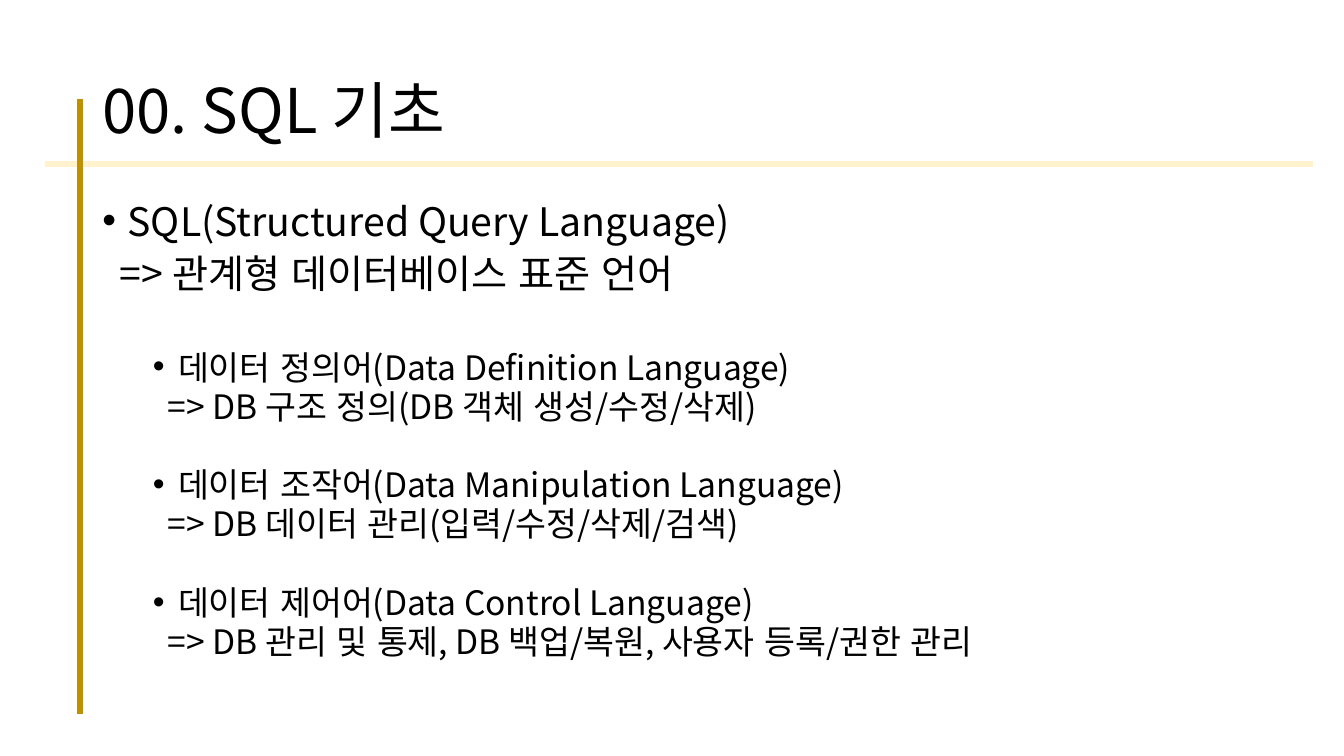
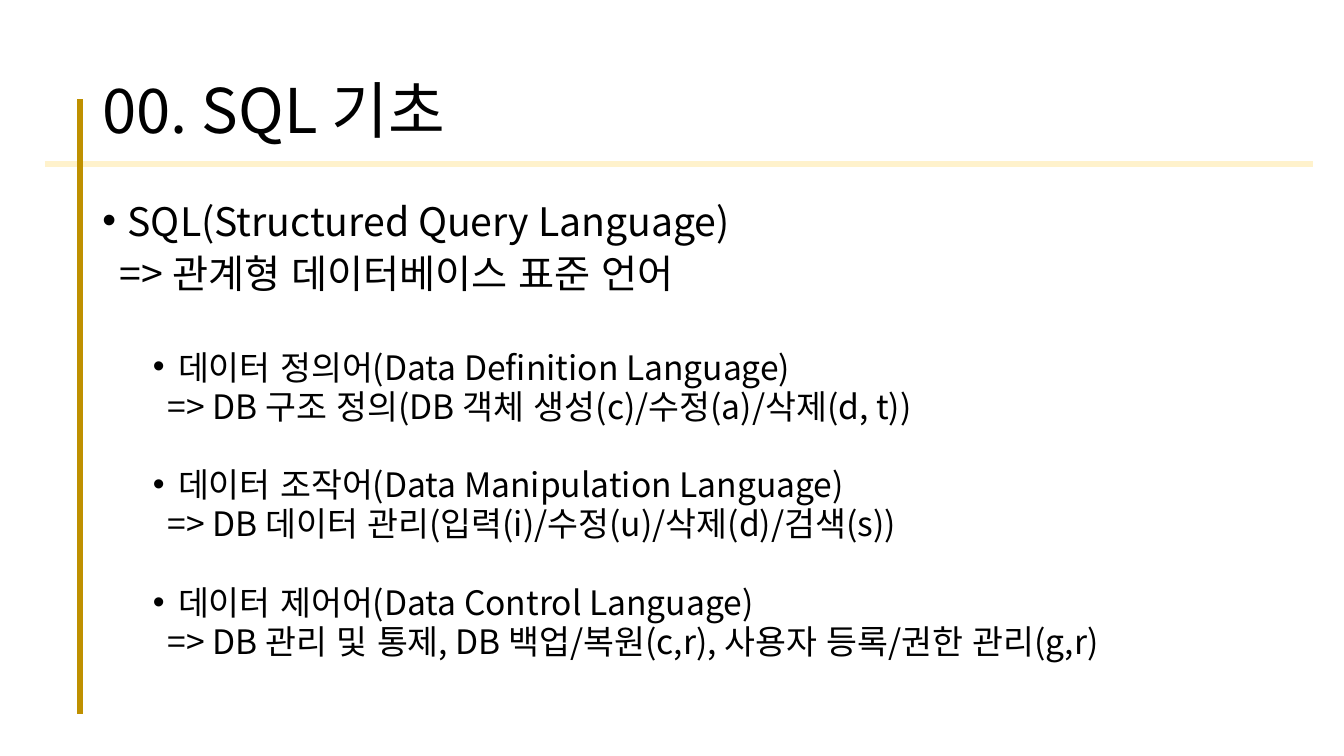
Before and after one commit to kig2929kig/db, a slide deck: slide 2 of 2. 데이터베이스 프로그래밍 실습2.pptx. Drawn at 1344x756 pixels with LibreOffice and Linux fonts; fonts in the diff are those of the drawing. Boxes give left, top, right and bottom in pixels: in the first picture for what was removed or moved away, otherwise in the second. Text is boxed around its words. In the diff, an @@ line names an element or a change of style, - is before the commit and + after.

```diff
--- a/2. 데이터베이스 프로그래밍 실습2.pptx
+++ b/2. 데이터베이스 프로그래밍 실습2.pptx
@@ text at [213,384,911,426]: text changed @@
-  => DB 구조 정의(DB 객체 생성/수정/삭제)
+  => DB 구조 정의(DB 객체 생성(c)/수정(a)/삭제(d, t))
@@ text at [213,502,896,543]: text changed @@
-  => DB 데이터 관리(입력/수정/삭제/검색)
+  => DB 데이터 관리(입력(i)/수정(u)/삭제(d)/검색(s))
@@ text at [213,620,1099,663]: text changed @@
-  => DB 관리 및 통제, DB 백업/복원, 사용자 등록/권한 관리
+  => DB 관리 및 통제, DB 백업/복원(c,r), 사용자 등록/권한 관리(g,r)
```
Also in this commit, not shown: 1 other slide changed, 10 slides added, 2 slides removed.
